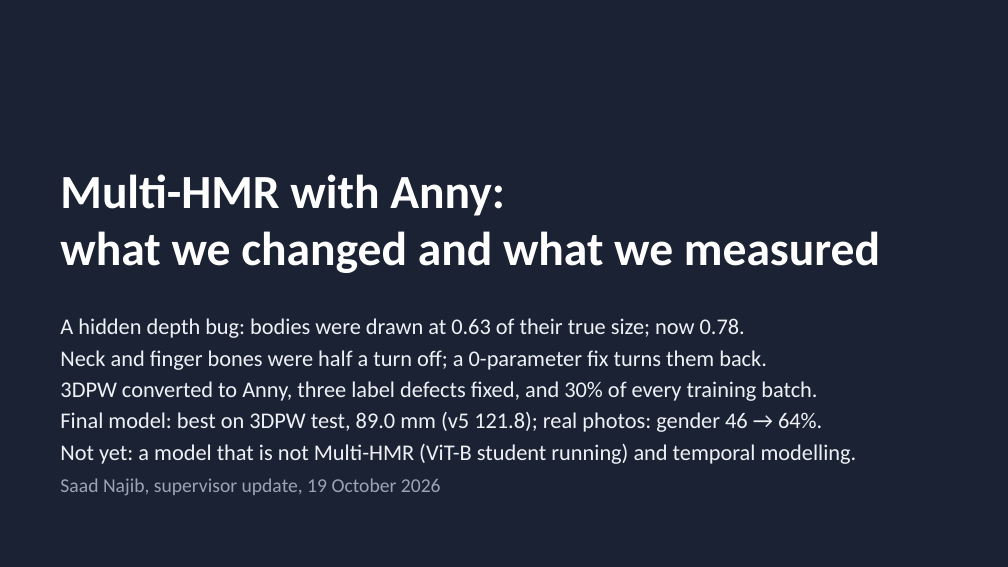
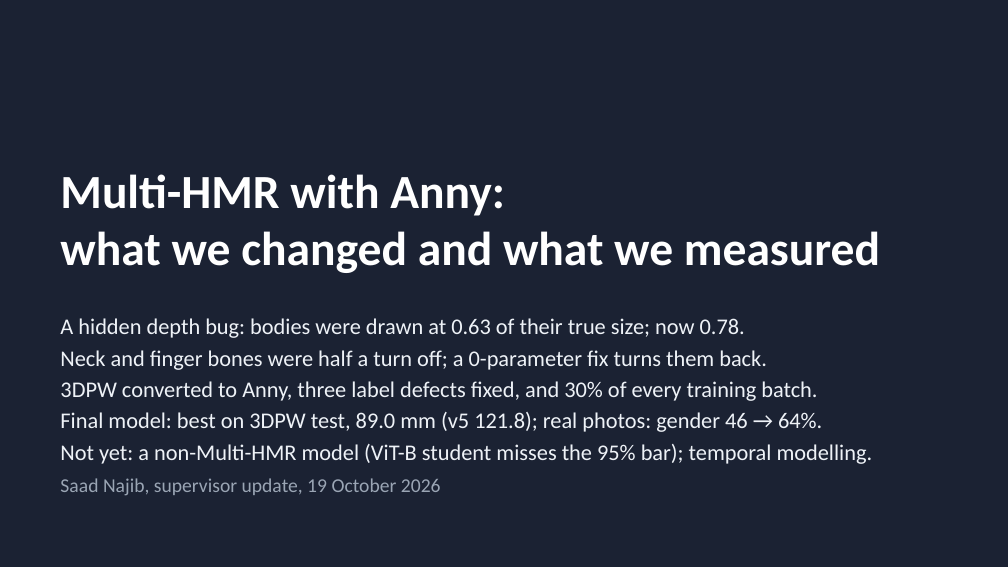
Before and after one commit to saadnajib/Multi-Person-Whole-Body-Human-Mesh-Recovery-in-a-Single-Shot-with-Annyone-dataset-and-3dpw-dataset, a slide deck: slide 1 of docs/supervisor_update_2026-10-19.pptx. Drawn at 1008x567 pixels with LibreOffice and Linux fonts; fonts in the diff are those of the drawing. Boxes give left, top, right and bottom in pixels: in the first picture for what was removed or moved away, otherwise in the second. Text is boxed around its words. In the diff, an @@ line names an element or a change of style, - is before the commit and + after.

```diff
--- a/docs/supervisor_update_2026-10-19.pptx
+++ b/docs/supervisor_update_2026-10-19.pptx
@@ text at [60, 444, 873, 464]: text changed @@
-Not yet: a model that is not Multi-HMR (ViT-B student running) and temporal modelling.
+Not yet: a non-Multi-HMR model (ViT-B student misses the 95% bar); temporal modelling.
```
Also in this commit, not shown: 6 other slides changed, 10 other files.
